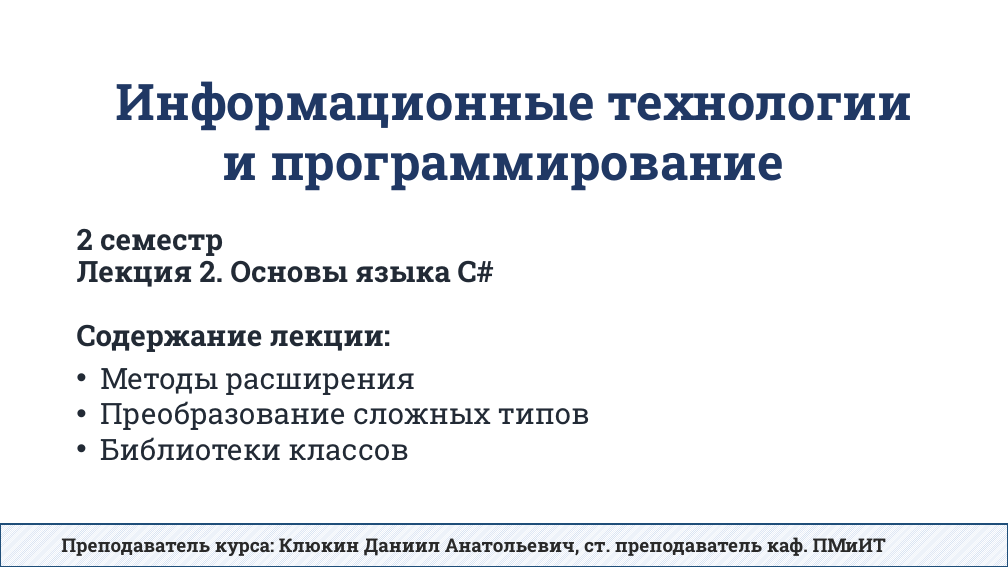
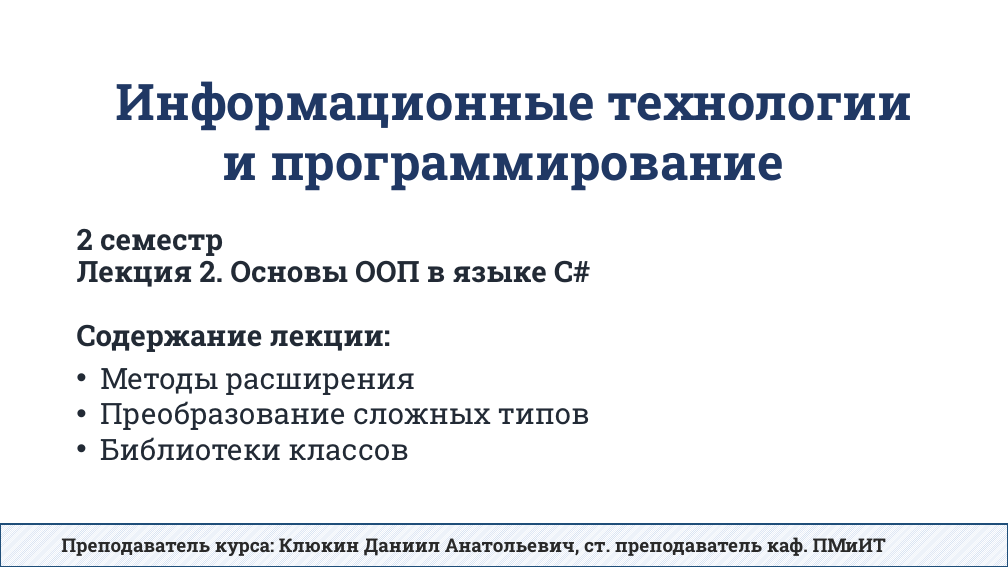
Before and after one commit to DaniilKlyukin/ITiP-2, a slide deck: slide 1 of Лекции/ИТиП 2 лек 2.pptx. Drawn at 1008x567 pixels with LibreOffice and Linux fonts; fonts in the diff are those of the drawing. Boxes give left, top, right and bottom in pixels: in the first picture for what was removed or moved away, otherwise in the second. Text is boxed around its words. In the diff, an @@ line names an element or a change of style, - is before the commit and + after.

```diff
--- a/Лекции/ИТиП 2 лек 2.pptx
+++ b/Лекции/ИТиП 2 лек 2.pptx
@@ title at (x1=77, y1=229, x2=590, y2=352): text changed @@
-2 семестр
-Лекция 2. Основы языка C#
-Содержание лекции:
+2 семестр
+Лекция 2. Основы ООП в языке C#
+Содержание лекции:
```
Also in this commit, not shown: 1 other file.
